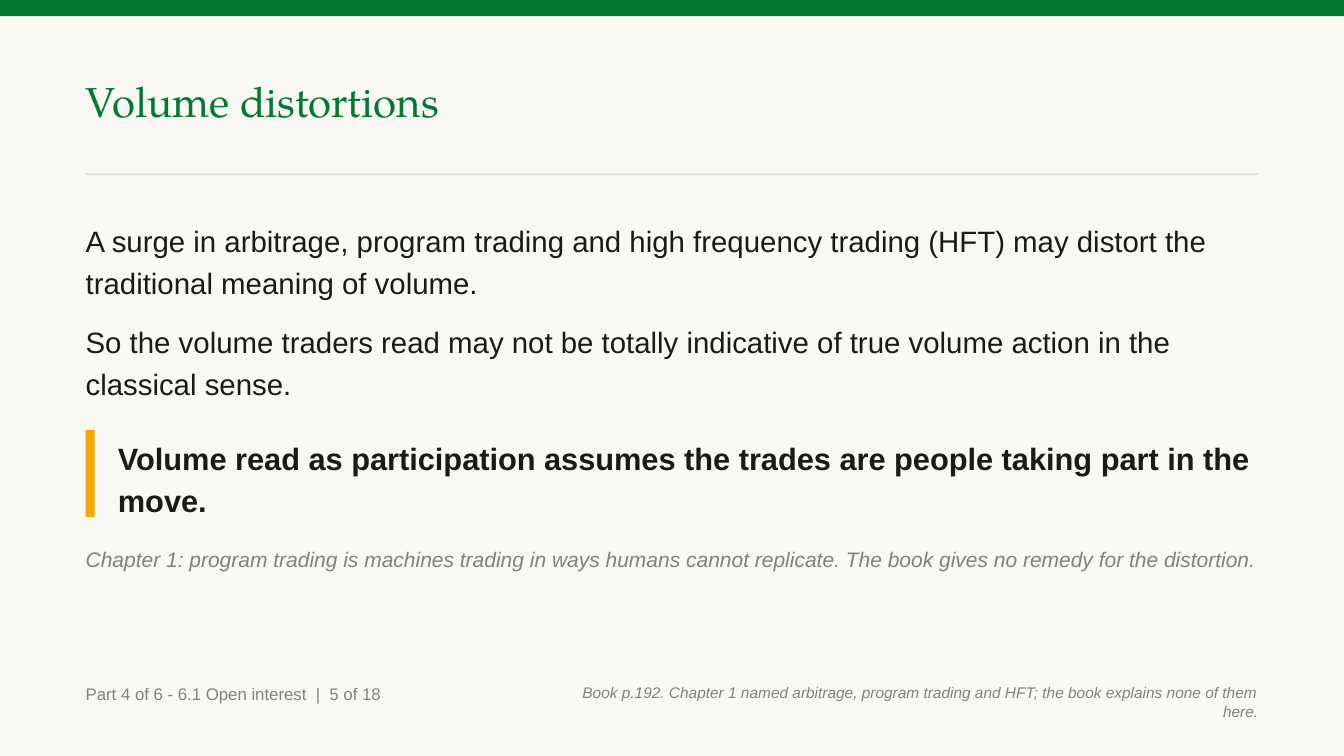
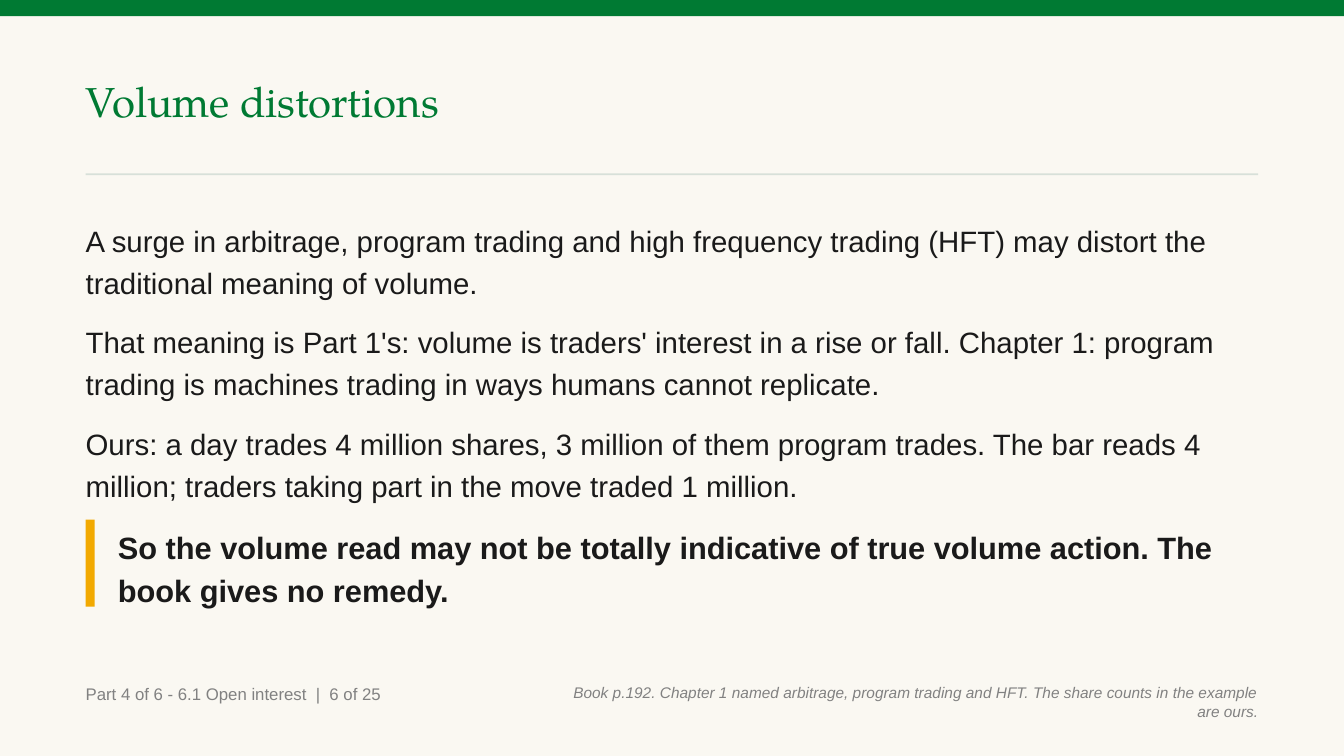
Before and after one commit to benjiesotelo-sudo/Telos_FIN1209, a slide deck: slide 57 of chapter-06/FIN1209-Chapter-06-Student-Edition.pptx (slide 60 before the commit). Drawn at 1344x756 pixels with LibreOffice and Linux fonts; fonts in the diff are those of the drawing. Boxes give left, top, right and bottom in pixels: in the first picture for what was removed or moved away, otherwise in the second. Text is boxed around its words. In the diff, an @@ line names an element or a change of style, - is before the commit and + after.

```diff
--- a/chapter-06/FIN1209-Chapter-06-Student-Edition.pptx
+++ b/chapter-06/FIN1209-Chapter-06-Student-Edition.pptx
@@ text at (86,331,1213,502): text changed @@
-So the volume traders read may not be totally indicative of true volume action in the classical sense.
+That meaning is Part 1's: volume is traders' interest in a rise or fall. Chapter 1: program trading is machines trading in ways humans cannot replicate.
+Ours: a day trades 4 million shares, 3 million of them program trades. The bar reads 4 million; traders taking part in the move traded 1 million.
@@ rectangle: place and size @@
-rectangle at (86,431,95,517)
+rectangle at (86,519,95,606)
@@ text at (118,536,1212,608): text changed @@
-Volume read as participation assumes the trades are people taking part in the move.
+So the volume read may not be totally indicative of true volume action. The book gives no remedy.
@@ text removed at (86,552,1255,572) @@
-Chapter 1: program trading is machines trading in ways humans cannot replicate. The book gives no remedy for the distortion.
@@ text at (86,688,381,704): text changed @@
-Part 4 of 6 - 6.1 Open interest | 5 of 18
+Part 4 of 6 - 6.1 Open interest | 6 of 25
@@ text at (573,687,1258,717): text changed @@
-Book p.192. Chapter 1 named arbitrage, program trading and HFT; the book explains none of them here.
+Book p.192. Chapter 1 named arbitrage, program trading and HFT. The share counts in the example are ours.
```
Also in this commit, not shown: 31 other slides changed, 6 slides added, 3 slides removed, 3 other files.
